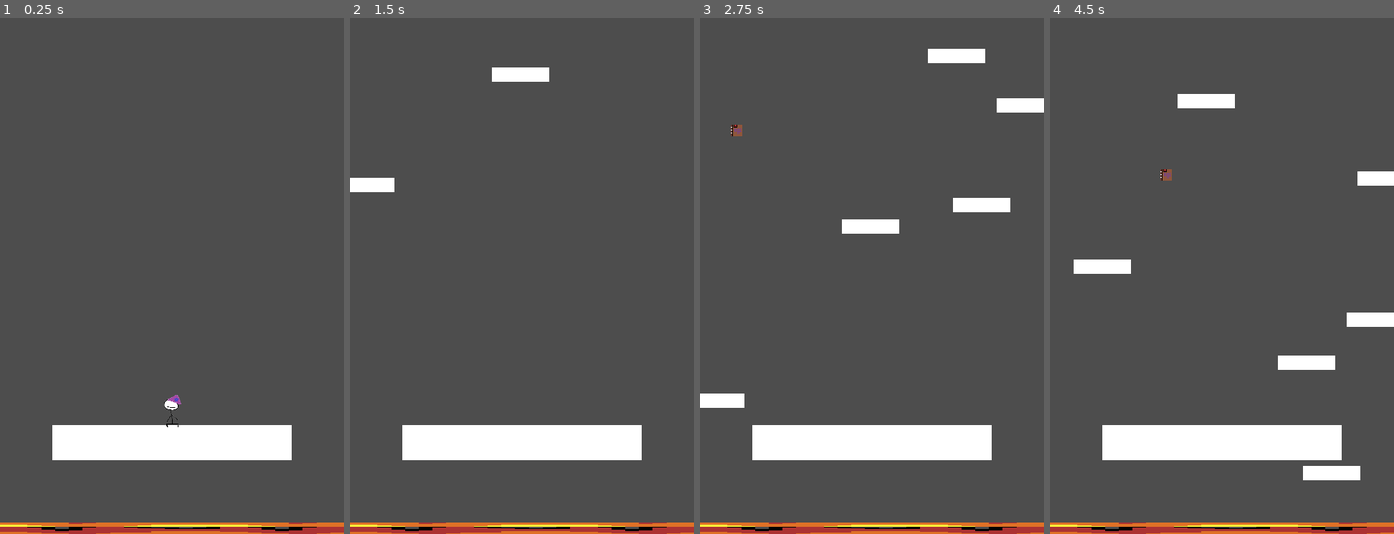
Above: before the commit, frames 1-4 (left to right).
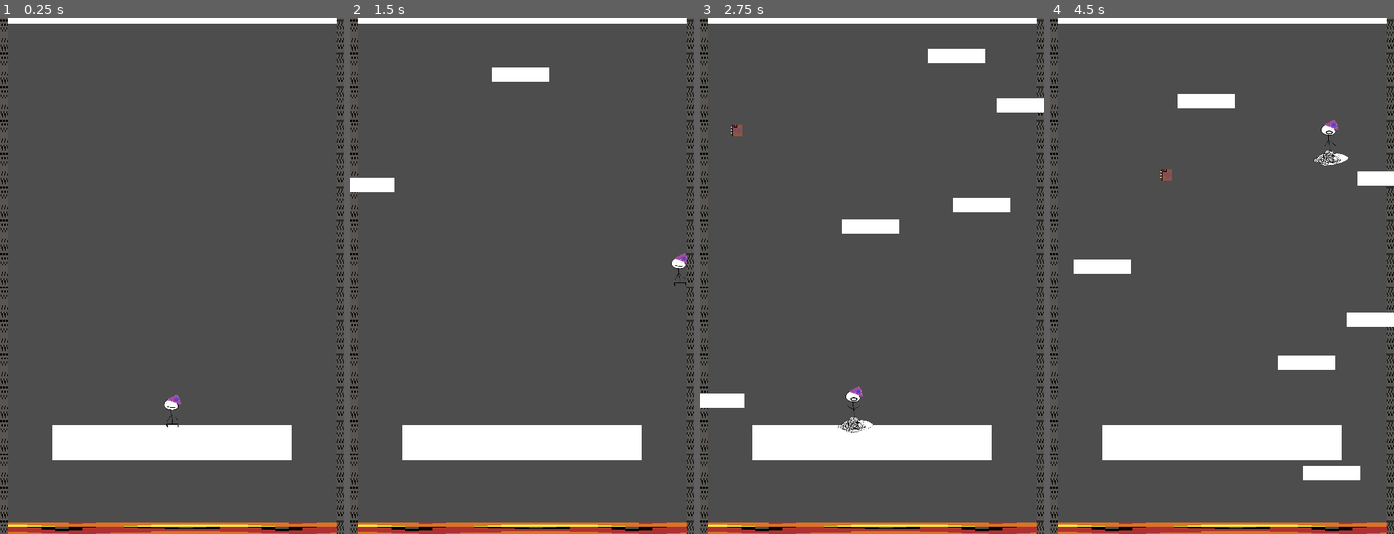
Above: after the commit, the same moments.

Repository: morleytj/running
Game: Godot game, scene res://main.tscn
Same seed, same stepped clock (60 frames per second), same inputs: the game is played once before the commit and once after it.
Inputs:
- Up to frame 1 (0.25 s): no input
- Up to frame 2 (1.5 s): hold Right (move_right) from 0.53 s (still down); tap Space (jump) at 0.77 s
- Up to frame 3 (2.75 s): tap Space (jump) at 1.52 s; release Right (move_right) at 2.03 s; hold Left (move_left) from 2.03 s (still down)
- Up to frame 4 (4.5 s): release Left (move_left) at 2.78 s; hold Right (move_right) 2.78-4.28 s; tap Space (jump) at 3.02, 3.77 s; hold Left (move_left) from 4.28 s (still down)

The runs differ from the first frame. In frame 1, 2.0% of the frame differs, in the area x 0-100%, y 0-100%; in frame 2, 2.1%; in frame 3, 2.3%; in frame 4, 2.3%.

Commit message:
Walls and ceiling

Diff:
--- a/main.tscn
+++ b/main.tscn
@@ -6,6 +6,7 @@
 [ext_resource type="PackedScene" uid="uid://cfi4x8dursukx" path="res://falling_platform.tscn" id="2_rgmqg"]
 [ext_resource type="PackedScene" uid="uid://df8ep1r4hi20w" path="res://book.tscn" id="3_uvqxe"]
 [ext_resource type="Texture2D" uid="uid://dp4sxrxdebnbu" path="res://art/flamesprite.png" id="6_w5rra"]
+[ext_resource type="PackedScene" uid="uid://cjeu81olf2ke3" path="res://wall.tscn" id="7_1mund"]
 
 [sub_resource type="Curve2D" id="Curve2D_4l70m"]
 _data = {
@@ -22,6 +23,11 @@
 }
 point_count = 4
 
+[sub_resource type="RectangleShape2D" id="RectangleShape2D_p87c1"]
+size = Vector2(472, 16)
+
+[sub_resource type="CanvasTexture" id="CanvasTexture_wqwvx"]
+
 [node name="Main" type="Node2D"]
 script = ExtResource("1_68f62")
 platform_scene = ExtResource("2_rgmqg")
@@ -31,7 +37,7 @@
 position = Vector2(240, 592)
 
 [node name="Player" parent="." instance=ExtResource("2_ihsri")]
-position = Vector2(448, 312)
+position = Vector2(256, 240)
 
 [node name="PlatformSpawnPath" type="Path2D" parent="."]
 curve = SubResource("Curve2D_4l70m")
@@ -72,5 +78,24 @@
 region_enabled = true
 region_rect = Rect2(11, 10, 25, 25)
 
+[node name="wall" parent="." instance=ExtResource("7_1mund")]
+position = Vector2(-40, 48)
+
+[node name="wall2" parent="." instance=ExtResource("7_1mund")]
+position = Vector2(483, 48)
+
+[node name="RigidBody2D" type="RigidBody2D" parent="."]
+position = Vector2(120, 0)
+freeze = true
+
+[node name="CollisionShape2D" type="CollisionShape2D" parent="RigidBody2D"]
+position = Vector2(124, 0)
+shape = SubResource("RectangleShape2D_p87c1")
+
+[node name="Sprite2D" type="Sprite2D" parent="RigidBody2D"]
+position = Vector2(120.5, 4.76837e-07)
+scale = Vector2(459, 16)
+texture = SubResource("CanvasTexture_wqwvx")
+
 [connection signal="timeout" from="PlatformTimer" to="." method="_on_platform_timer_timeout"]
 [connection signal="timeout" from="ArtifactTimer" to="." method="_on_artifact_timer_timeout"]
--- /dev/null
+++ b/wall.tscn
@@ -0,0 +1,23 @@
+[gd_scene load_steps=3 format=3 uid="uid://cjeu81olf2ke3"]
+
+[ext_resource type="Texture2D" uid="uid://pvs8fjf67rhb" path="res://art/wall.png" id="1_p7kwn"]
+
+[sub_resource type="RectangleShape2D" id="RectangleShape2D_1t01k"]
+size = Vector2(58, 720)
+
+[node name="wall" type="RigidBody2D"]
+position = Vector2(0, 48)
+freeze = true
+
+[node name="CollisionShape2D" type="CollisionShape2D" parent="."]
+position = Vector2(19, 312)
+shape = SubResource("RectangleShape2D_1t01k")
+
+[node name="Sprite2D" type="Sprite2D" parent="."]
+texture_filter = 1
+texture_repeat = 2
+position = Vector2(19, 312)
+scale = Vector2(0.256, 2.912)
+texture = ExtResource("1_p7kwn")
+region_enabled = true
+region_rect = Rect2(0, 0, 250, 250)
Binary file added: art/wall.aseprite
Binary file added: art/wall.png
Not shown, added: art/wall.png.import
Not shown: 1 places in main.tscn that only renumber resources
